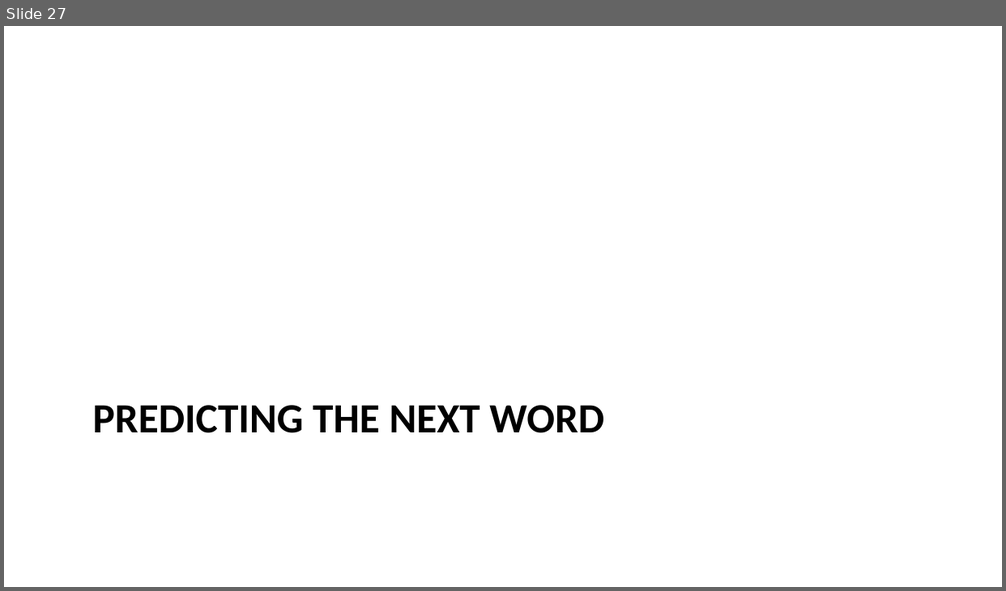
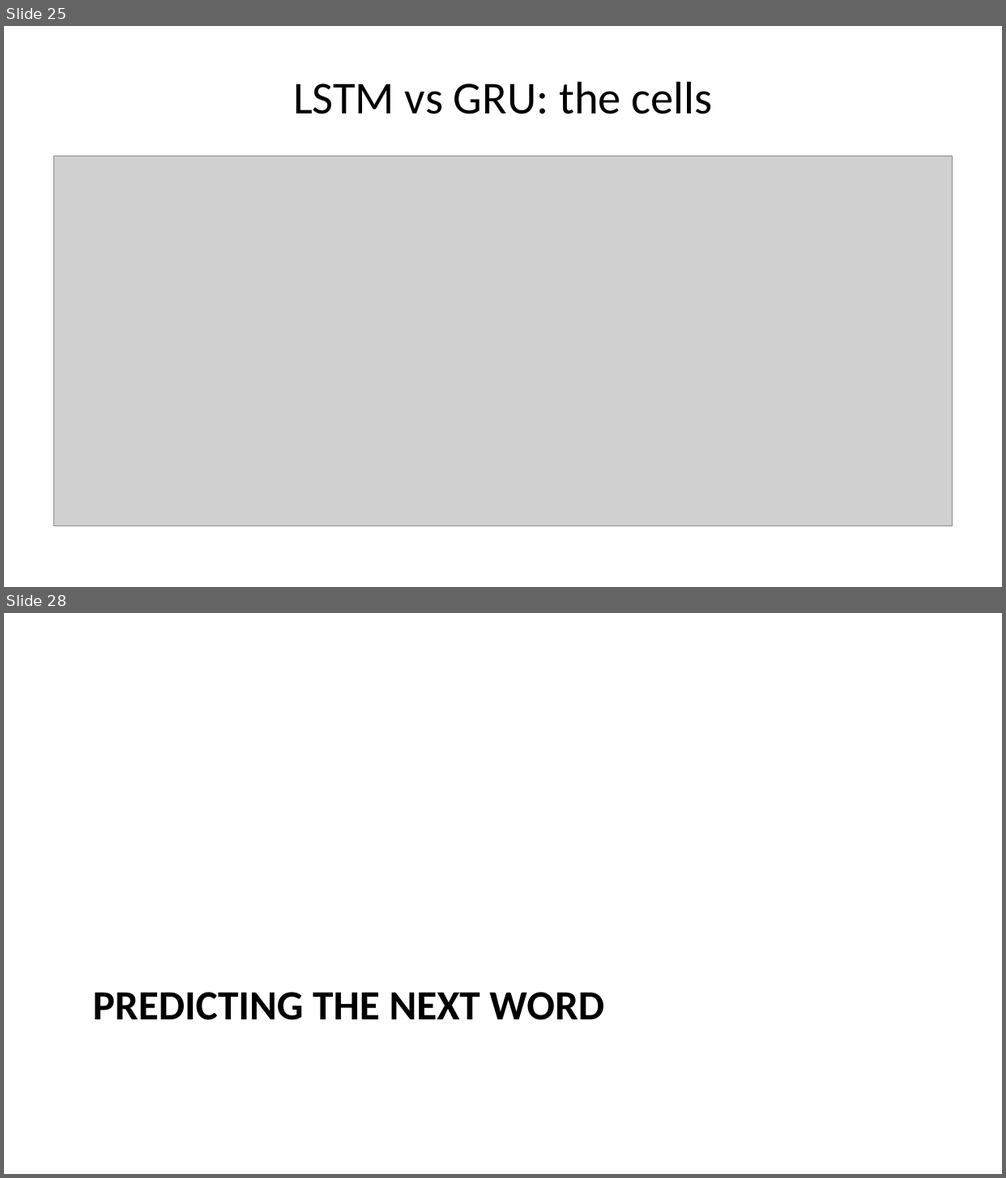
Before and after one commit to pauldubois98/AdcancedTopicsDataScience2026, a slide deck: Course10/slides.pptx. Shown one above the other, each under a label of ours: slide 27 before the commit, slides 25 and 28 after it; the slides between them are not shown. The pictures are 1006x591 and 1006x1178 pixels, drawn with LibreOffice and Linux fonts; fonts in the diff are those of the drawing; grey boxes stand for pictures. Boxes give left, top, right and bottom in pixels: in the first picture for what was removed or moved away, otherwise in the second. Text is boxed around its words. In the diff, an @@ line names an element or a change of style, - is before the commit and + after.

```diff
--- a/Course10/slides.pptx
+++ b/Course10/slides.pptx
@@ slide 25 added at [4, 26, 1002, 587], background #FFFFFF @@
@@ title added at [293, 81, 712, 114], 33 pt, text #000000 @@
+LSTM vs GRU: the cells
@@ picture added at [54, 156, 952, 527] @@
@@ what was slide 27 is now slide 28 @@
```
Also in this commit, not shown: 3 slides changed, 4 other slides added, 3 slides removed.
